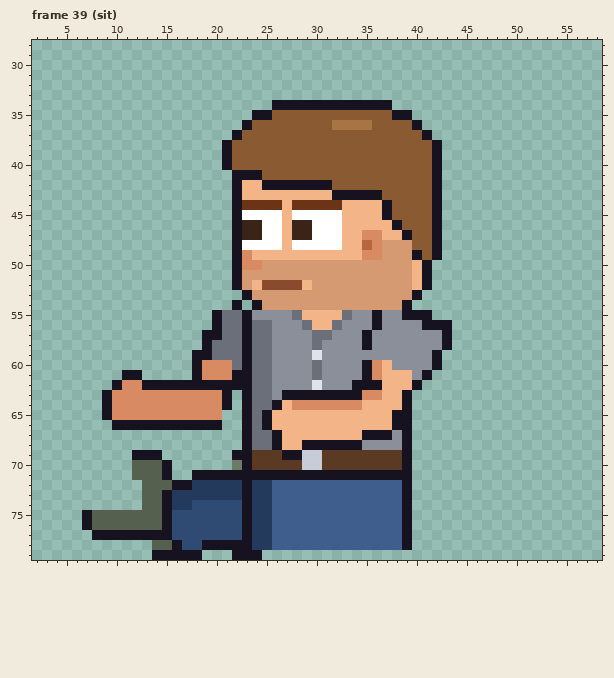
A pixel-art file gets an edit: sprites/expo/expo_atta_left_anim.aseprite. Above: the version before the commit.
64x80 pixels, 129 frames. Shown: frame 39 (sit): x 2..58, y 28..79. The commit also changed other frames, which this record leaves out.
And afterwards:
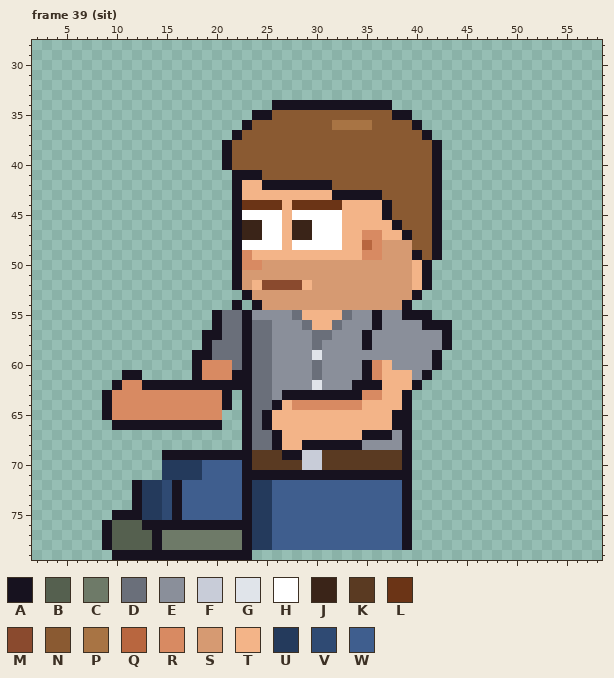
Palette (. is transparent): A #17121f  B #55604f  C #6e7a68  D #6a6f7a  E #8a8f9a  F #c8ccd8  G #e0e4ea  H #ffffff  J #3a2418  K #5a3a22  L #6b3416  M #8a4a2e  N #8a5a32  P #a87444  Q #b8663f  R #d88a62  S #d69a72  T #f3b488  U #243a5c  V #2f4a73  W #3f5e8e
Change:
Changed rows in their new state; - is an unchanged pixel.
Frame 39 (sit), layers "Pants", "Shoes":
first column x 7:
69 -----...AAAAAAA---
70 -----...UUUUWWWW--
71 -----...UUUUWWWW--
72 -----AUUV-WWWWWW--
73 -----AUUVAWWWWWW--
74 -----AUUVAWWWWWW--
75 ...AAAUUVAWWWWWW--
76 ..A---AA-AAAAAAA--
77 -.-BBBB-CCCCCCCC--
78 --ABBBBACCCCCCCC--
79 ---AAAA-----AAA--.
Pixel boxes of the changes (left, top, right, bottom) in both pictures:
changed: (82, 450, 262, 560)
